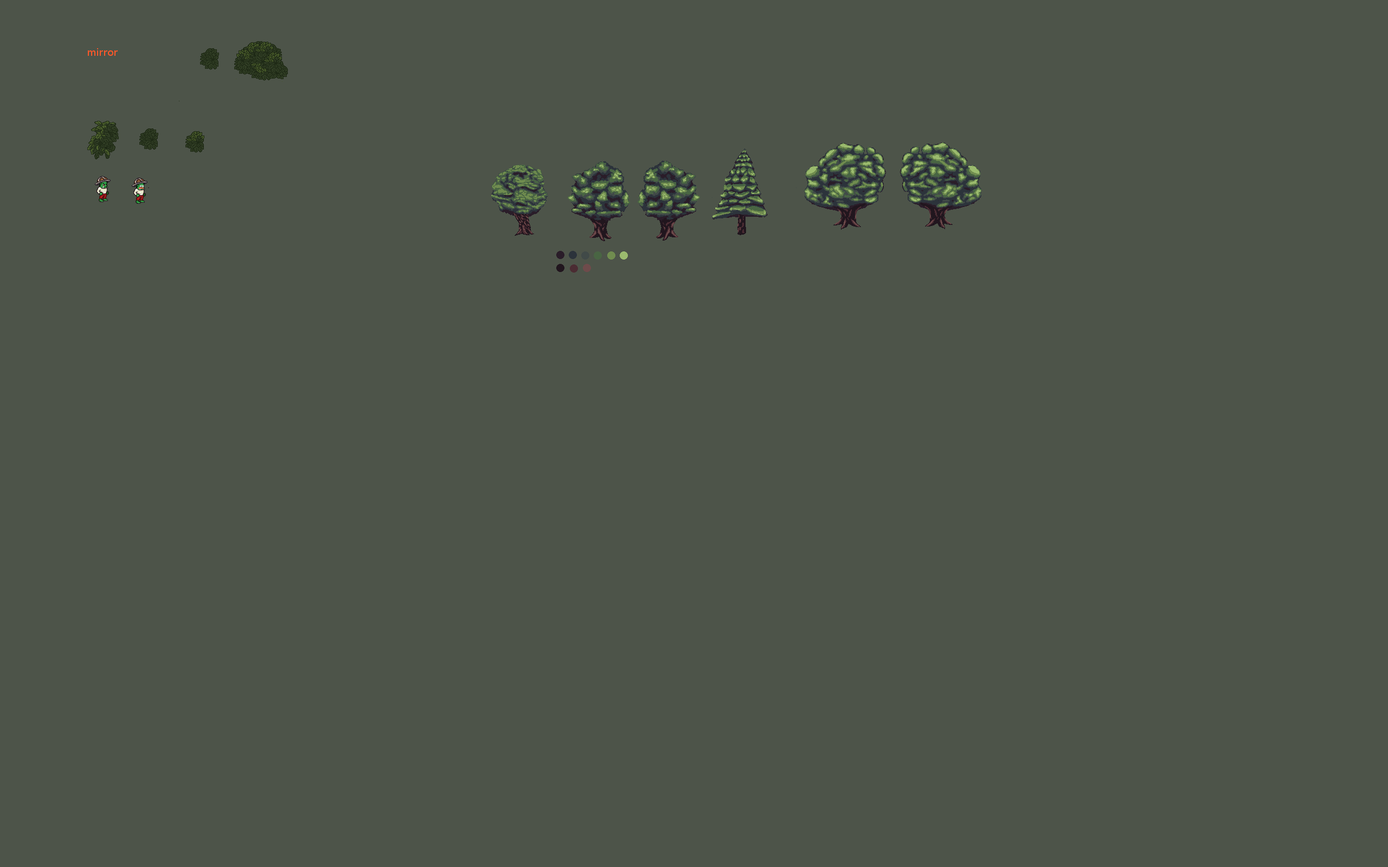
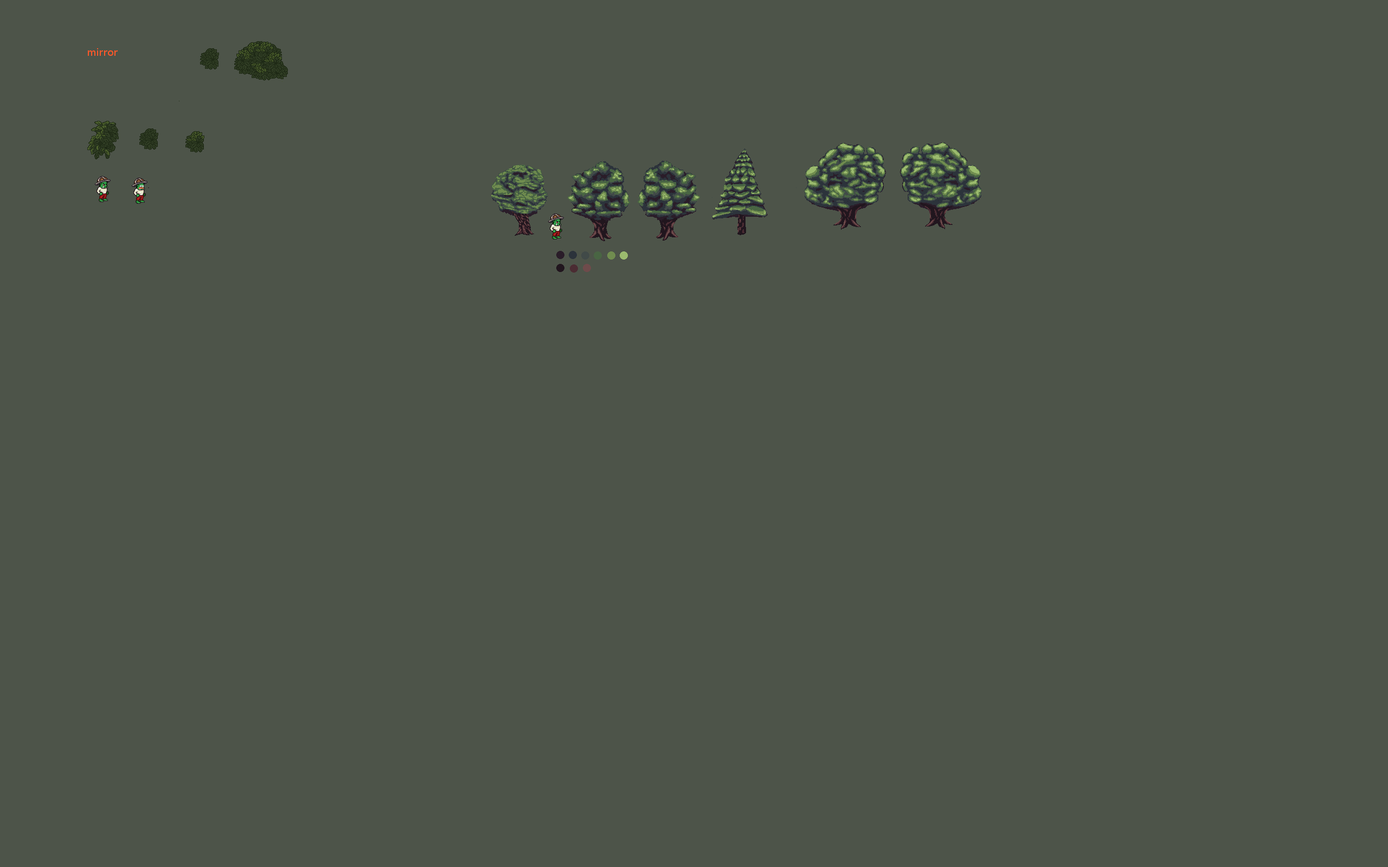
Layered file, before and after one edit (1388x867). Changes by layer:
painted on "Background" over <box>501,205,564,240</box>
